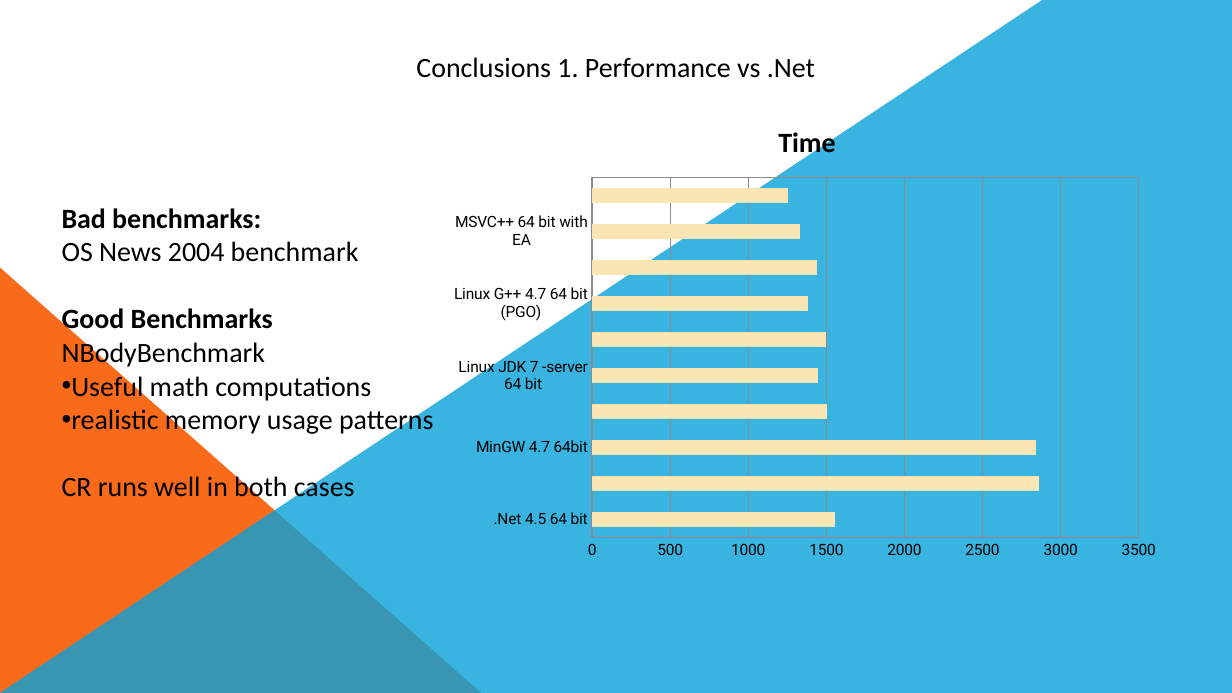
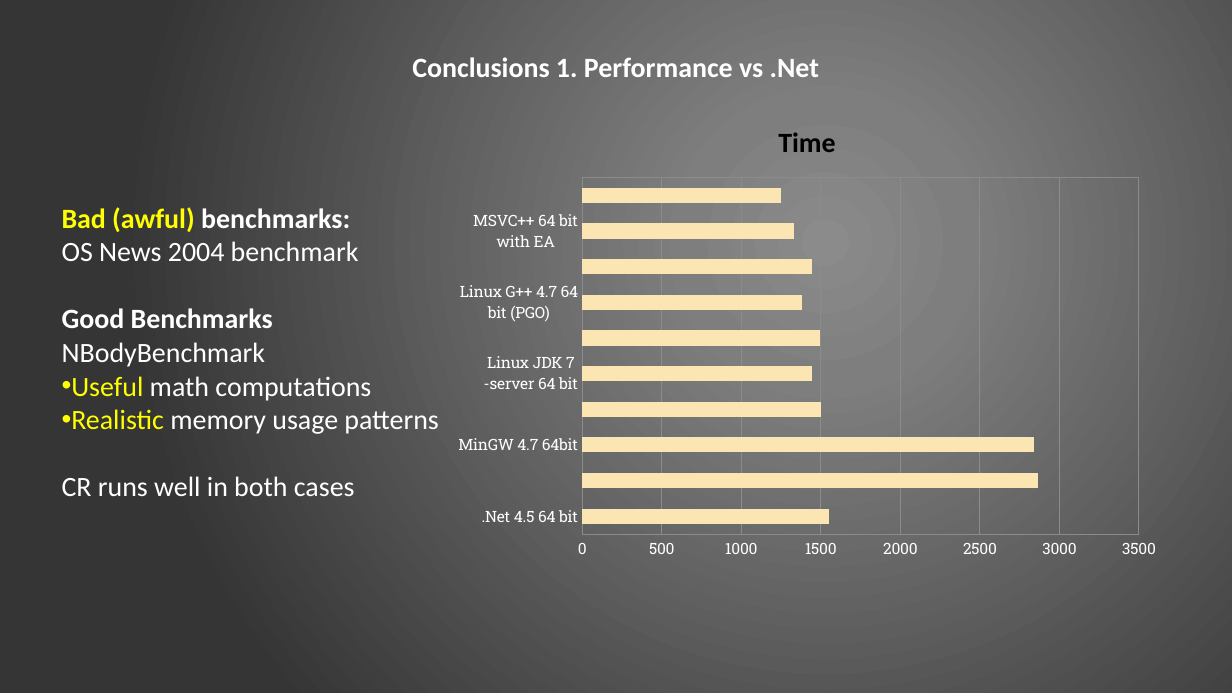
Before and after one commit to ciplogic/CodeRefractor, a slide deck: slide 12 of Documentation/Slides_final.pptx. Drawn at 1232x693 pixels with LibreOffice and Linux fonts; fonts in the diff are those of the drawing. Boxes give left, top, right and bottom in pixels: in the first picture for what was removed or moved away, otherwise in the second. Text is boxed around its words. In the diff, an @@ line names an element or a change of style, - is before the commit and + after.

```diff
--- a/Documentation/Slides_final.pptx
+++ b/Documentation/Slides_final.pptx
@@ background #FFFFFF to gradient #8C8C8C to #7F7F7F to #353535 @@
@@ freeform shape removed at [0,0,1232,693] @@
@@ text "Conclusions 1. Performance vs .Net" at [412,57,819,77]: text colour #000000 to #FFFFFF, bold on @@
@@ bar chart at [444,102,1171,569] @@
@@ lettering changed @@
@@ text at [62,207,350,232]: text changed; text colour #000000 to #FFFFFF @@
-Bad benchmarks:
+Bad (awful) benchmarks:
@@ right triangle removed at [0,267,482,693] @@
@@ text at [62,241,371,496]: text colour #000000 to #FFFFFF in "OS News 2004 benchmark", "Good Benchmarks", "NBodyBenchmark", "math computations" and 1 more places; text colour #000000 to #FFFF00 in "Useful" @@
@@ text at [71,409,438,434]: text changed; text colour #000000 to #FFFFFF @@
-• realistic memory usage patterns
+• Realistic memory usage patterns
```
Also in this commit, not shown: 13 other slides changed, 1 other file.
